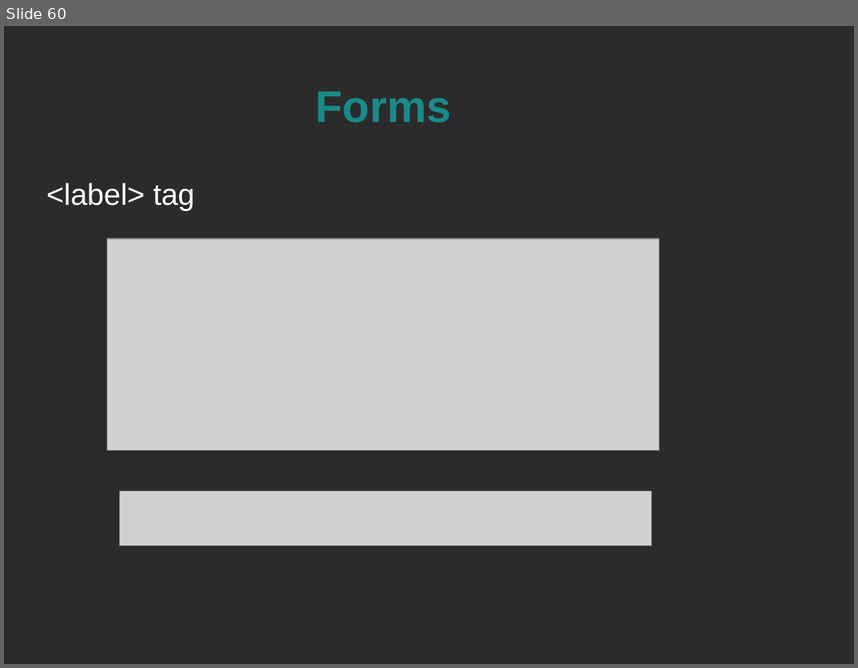
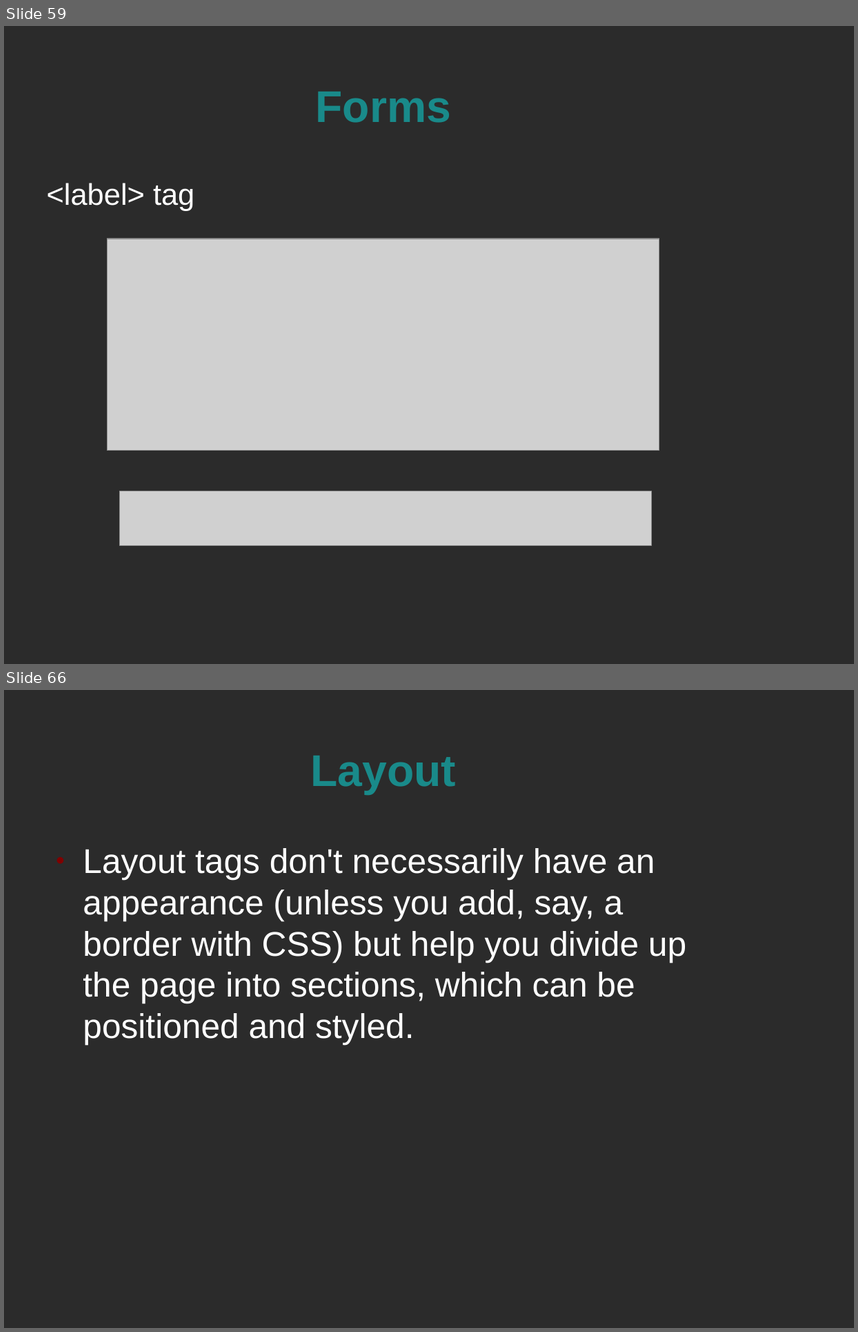
Before and after one commit to spellbindguy/Web-Development, a slide deck: Lectures/03 HTML/HTML.odp. Shown one above the other, each under a label of ours: slide 60 before the commit, slides 59 and 66 after it; the slides between them are not shown. The pictures are 858x668 and 858x1332 pixels, drawn with LibreOffice and Linux fonts; fonts in the diff are those of the drawing; grey boxes stand for pictures; background and template pictures are left out; a plain dark background stands for a picture behind light text. Boxes give left, top, right and bottom in pixels: in the first picture for what was removed or moved away, otherwise in the second. Text is boxed around its words. In the diff, an @@ line names an element or a change of style, - is before the commit and + after.

```diff
--- a/Lectures/03 HTML/HTML.odp
+++ b/Lectures/03 HTML/HTML.odp
@@ slide 66 added at [4,690,854,1328], background picture (left out) @@
@@ title added at [311,756,457,794], 41.4 pt, text #198A8A, bold @@
+Layout
@@ text added at [83,848,686,1044], 32 pt, text #FFFFFF @@
+● Layout tags don't necessarily have an appearance (unless you add, say, a border with CSS) but help you divide up the page into sections, which can be positioned and styled.
@@ what was slide 60 is now slide 59 @@
```
Also in this commit, not shown: 5 slides changed, 20 other slides added, 4 slides removed, 1 other file.
